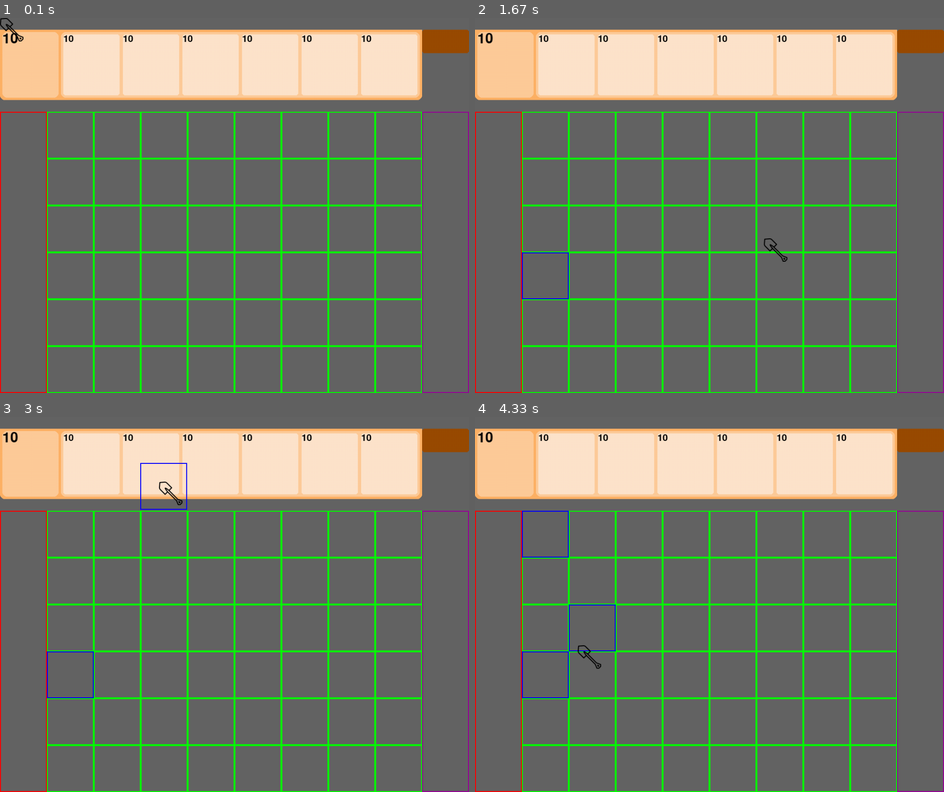
Above: before the commit, frames 1-4 (two rows, left to right).
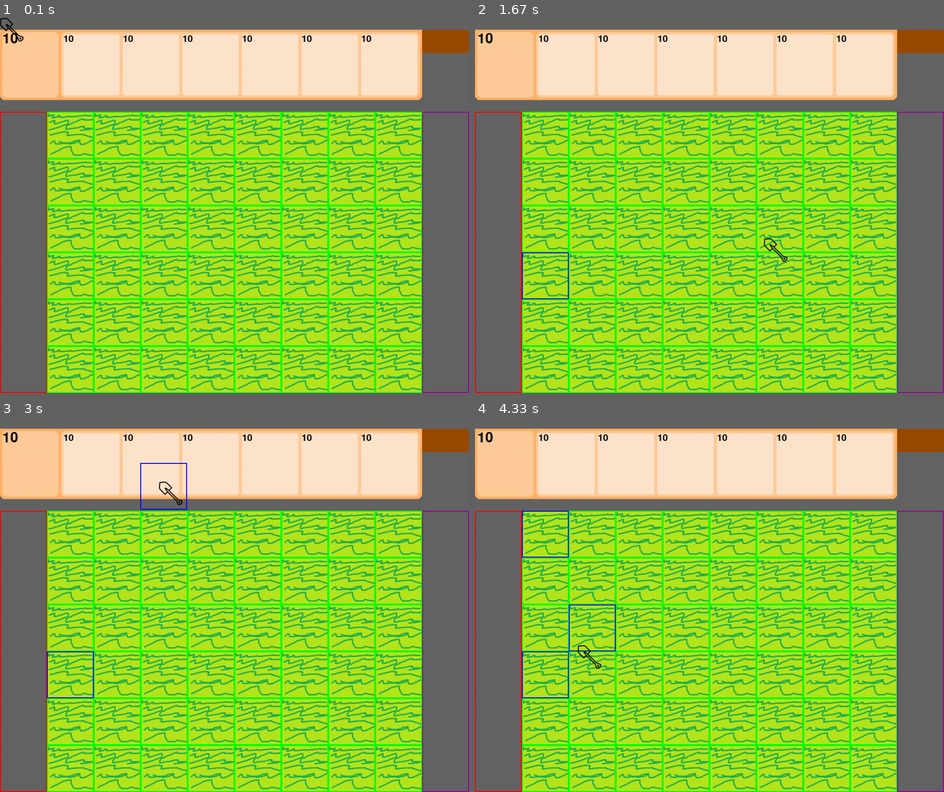
Above: after the commit, the same moments.

Repository: kapusta-gg/pygame_group5
Game: pygame game, started from main.py
Two runs of this game, one before a commit and one after it. Both use one fixed random seed, a clock stepped at 60 frames per second and the inputs below.
Inputs (mouse positions are in pixels of both pictures, inside the frame that each line leads up to):
- Up to frame 1 (0.1 s): no input
- Up to frame 2 (1.67 s): click (709, 205) at 0.38 s; click (564, 63) at 0.72 s; click (564, 291) at 1.05 s; click (765, 239) at 1.38 s
- Up to frame 3 (3 s): click (121, 529) at 1.72 s; click (239, 645) at 2.05 s; click (412, 747) at 2.38 s; click (159, 480) at 2.72 s
- Up to frame 4 (4.33 s): click (531, 522) at 3.05 s; click (807, 537) at 3.38 s; click (568, 477) at 3.72 s; click (578, 645) at 4.05 s

The runs differ from the first frame. In frame 1, 56% of the frame differs, in the area x 10-90%, y 25-100%; in frame 2, 56%; in frame 3, 56%; in frame 4, 56%.

Commit message:
Добавили спрайт травы

Diff:
--- a/models/zone.py
+++ b/models/zone.py
@@ -1,16 +1,28 @@
 from models.entities.plants import *
 from models.entities.zombies import *
+from methods import load_image
+
 import pygame
 import random
 
 
 class MainZone:
+    image = "images/grass.png"
+    group = pygame.sprite.Group()
+
     def __init__(self):
         self.main_zone_hitbox = pygame.rect.Rect(100, 200, 800, 600)
         self.main_zone_color = pygame.color.Color((0, 255, 0))
         self.board = [[None] * 8 for _ in range(6)]
+        for i in range(8):
+            for j in range(6):
+                sprite = pygame.sprite.Sprite()
+                sprite.image = load_image(MainZone.image)
+                sprite.rect = pygame.Rect(100 + i * 100, 200 + j * 100, 100, 100)
+                MainZone.group.add(sprite)
 
     def draw(self, screen: pygame.Surface, is_show_hitbox=True):
+        MainZone.group.draw(screen)
         if is_show_hitbox:
             pygame.draw.rect(screen, self.main_zone_color, self.main_zone_hitbox, width=2)
             for i in range(8):
